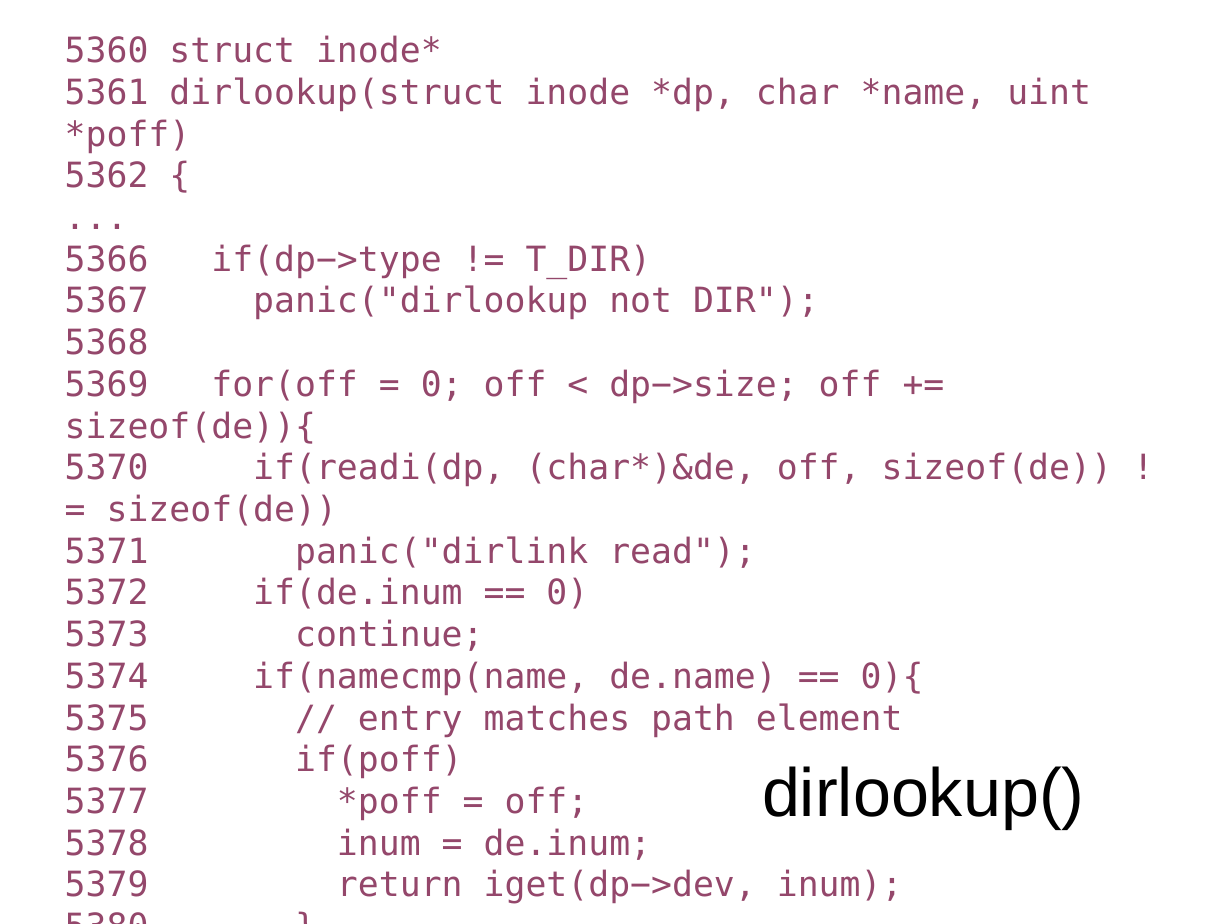
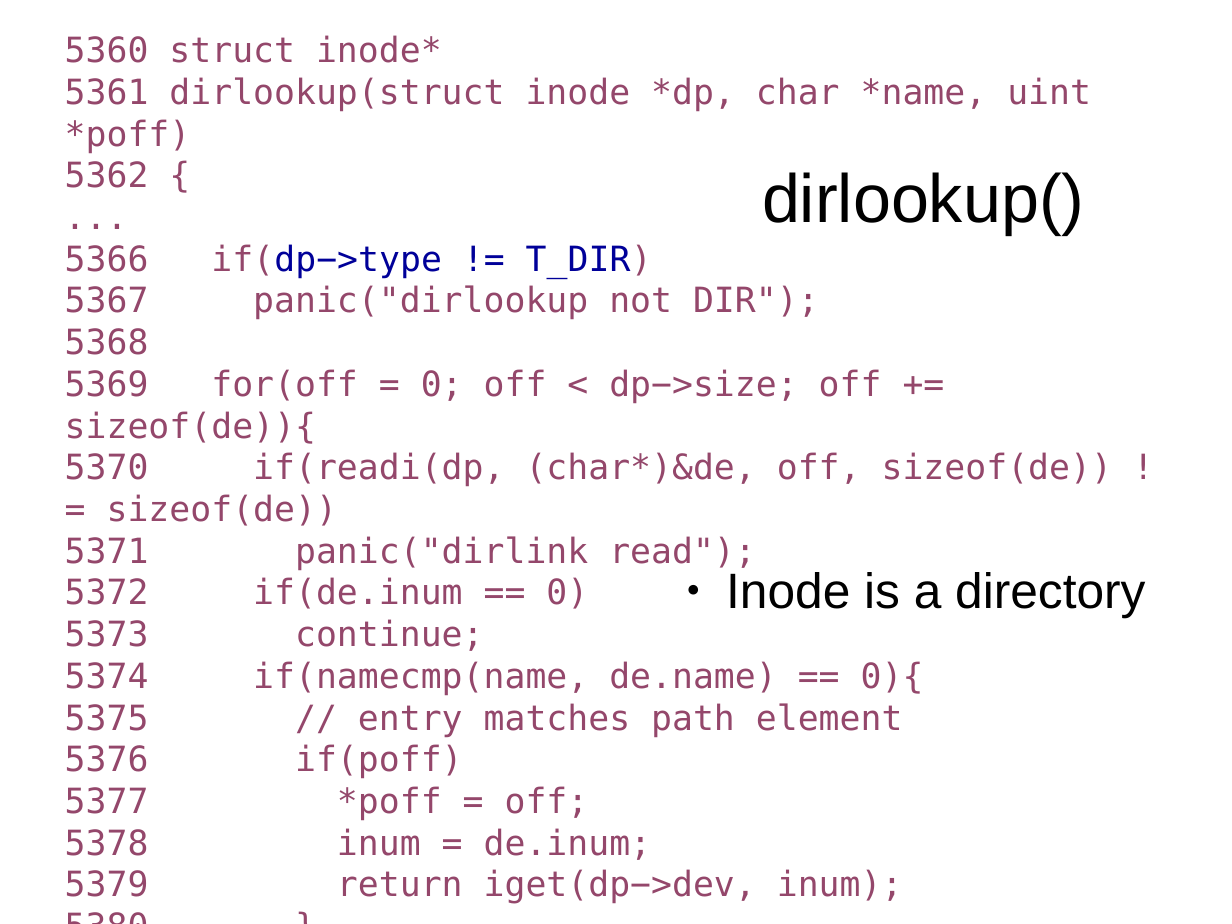
Before and after one commit to antonburtsev/cs5460, a slide deck: slide 106 of lectures/lecture16-file-system/lecture16-file-system.odp. Drawn at 1232x924 pixels with LibreOffice and Linux fonts; fonts in the diff are those of the drawing. Boxes give left, top, right and bottom in pixels: in the first picture for what was removed or moved away, otherwise in the second. Text is boxed around its words. In the diff, an @@ line names an element or a change of style, - is before the commit and + after.

Commit message:
Lecture 16 file systems inode layer

```diff
--- a/lectures/lecture16-file-system/lecture16-file-system.odp
+++ b/lectures/lecture16-file-system/lecture16-file-system.odp
@@ title "dirlookup()": place and size @@
-title "dirlookup()" at [762, 766, 1085, 829]
+title "dirlookup()" at [762, 172, 1085, 235]
@@ text at [65, 244, 652, 278]: text colour #94476B to #000099 in "if(dp−>type != T_DIR)" @@
@@ text added at [726, 572, 1145, 618], 32 pt, text #000000 @@
+● Inode is a directory
```
Also in this commit, not shown: 7 other slides changed, 3 slides added, 2 other files.
